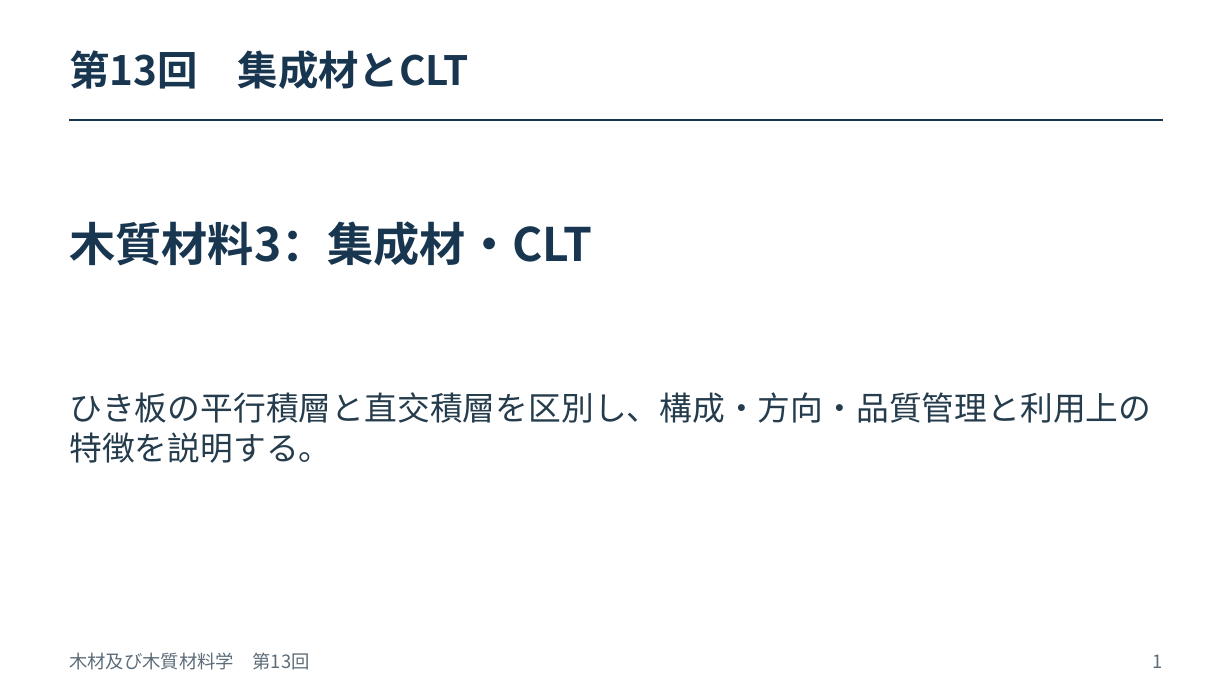
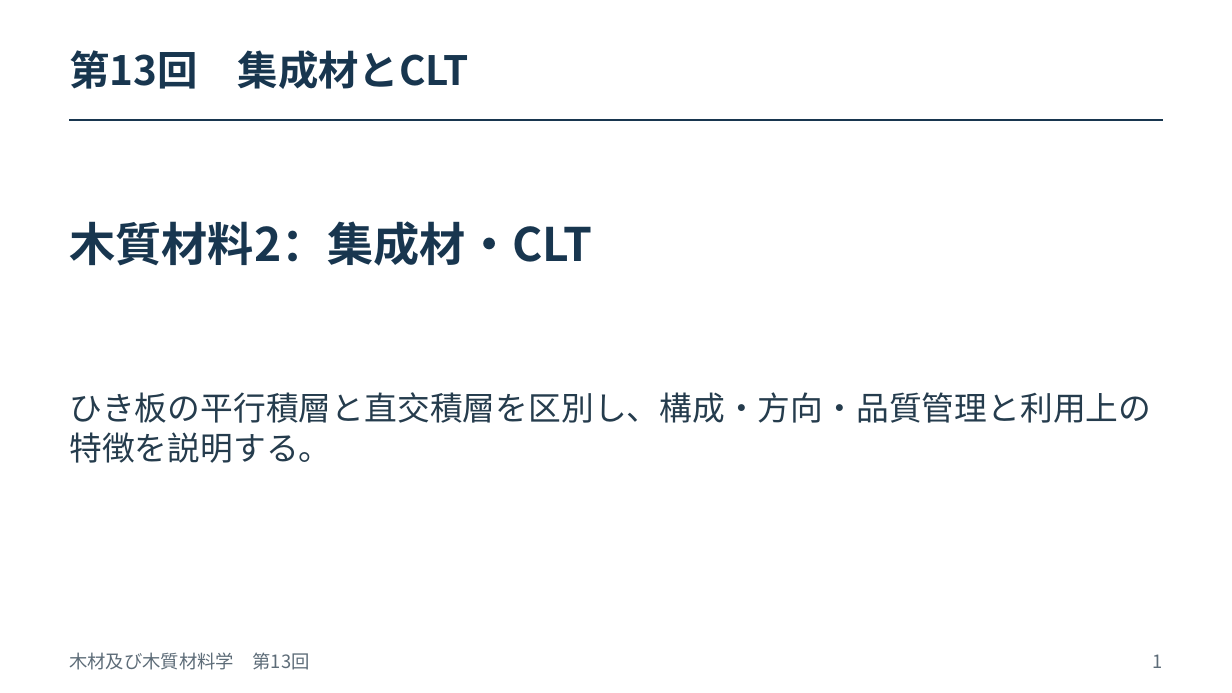
Before and after one commit to zooc-14calbp/wood-science-course, a slide deck: slide 1 of 第13回/13_集成材とCLT.pptx. Drawn at 1232x693 pixels with LibreOffice and Linux fonts; fonts in the diff are those of the drawing. Boxes give left, top, right and bottom in pixels: in the first picture for what was removed or moved away, otherwise in the second. Text is boxed around its words. In the diff, an @@ line names an element or a change of style, - is before the commit and + after.

```diff
--- a/第13回/13_集成材とCLT.pptx
+++ b/第13回/13_集成材とCLT.pptx
@@ text at (x1=69, y1=221, x2=592, y2=266): text changed @@
-木質材料3：集成材・CLT
+木質材料2：集成材・CLT
```
Also in this commit, not shown: 8 other slides changed, 1 slide added, 20 other files.
